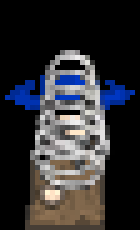
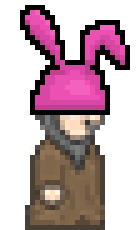
Layers edited between the first and the second 140 x 230 image:
hid "Layer 2 copy" over [left=25, top=50, right=115, bottom=190]
hid "First Hat copy" over [left=0, top=55, right=140, bottom=115]
added layer "Layer 1 copy" in group "Mans" over [left=20, top=5, right=130, bottom=115]
hid "Layer 3" over [left=0, top=0, right=140, bottom=230]
